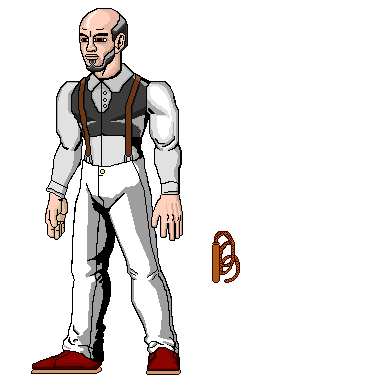
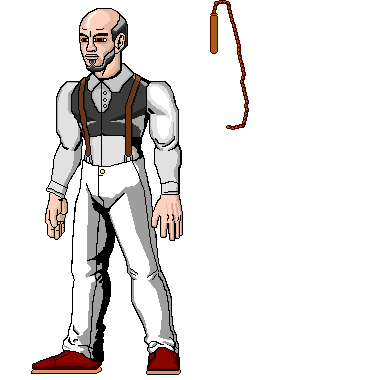
The second 380px x 380px image is a revision of the first. Changes to its layers:
hid "Copiar de chicote" (2nd of 2) over [212, 231, 240, 283]
added layer "chicote" (1st of 2) above "chicote" over [210, 0, 249, 130]
